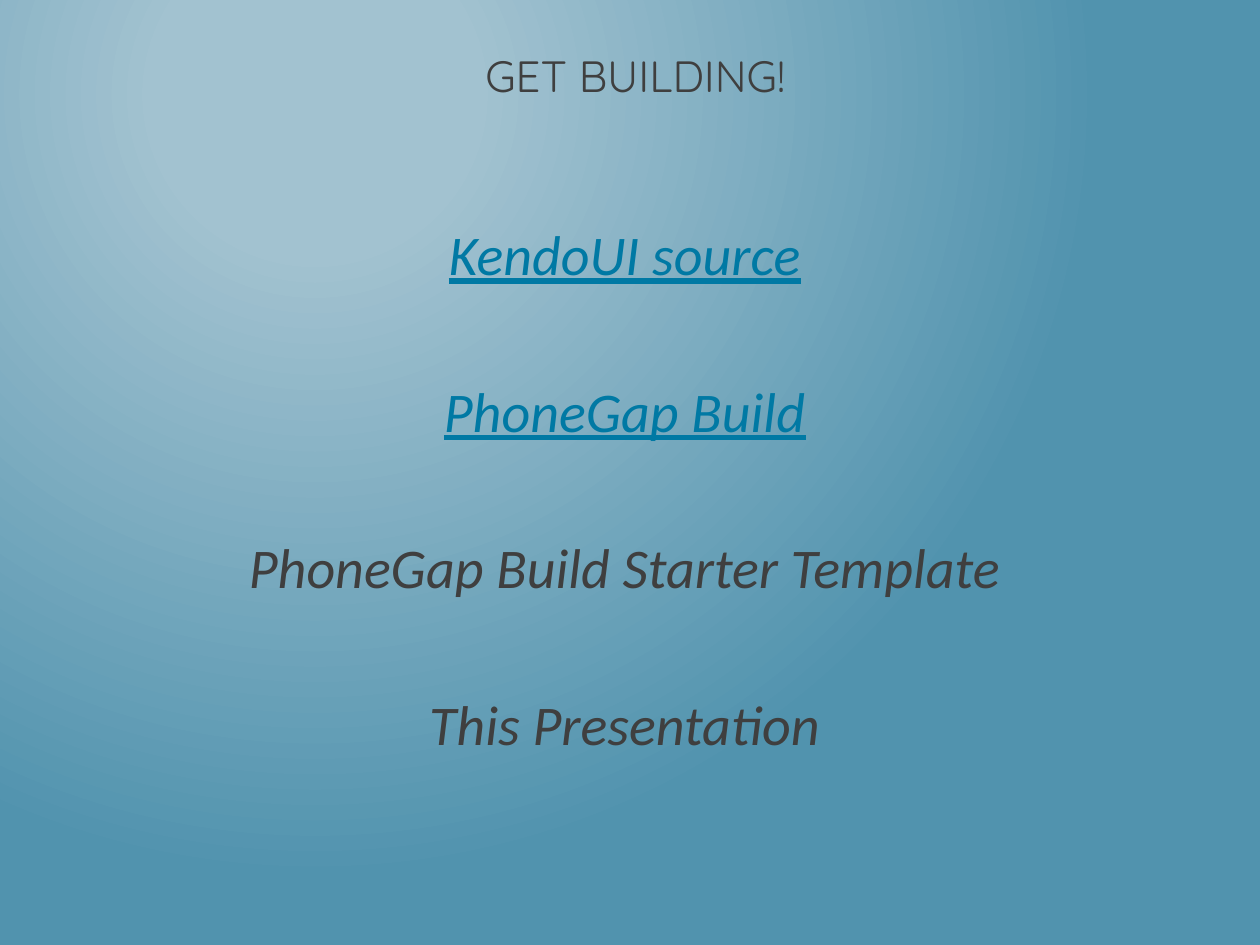
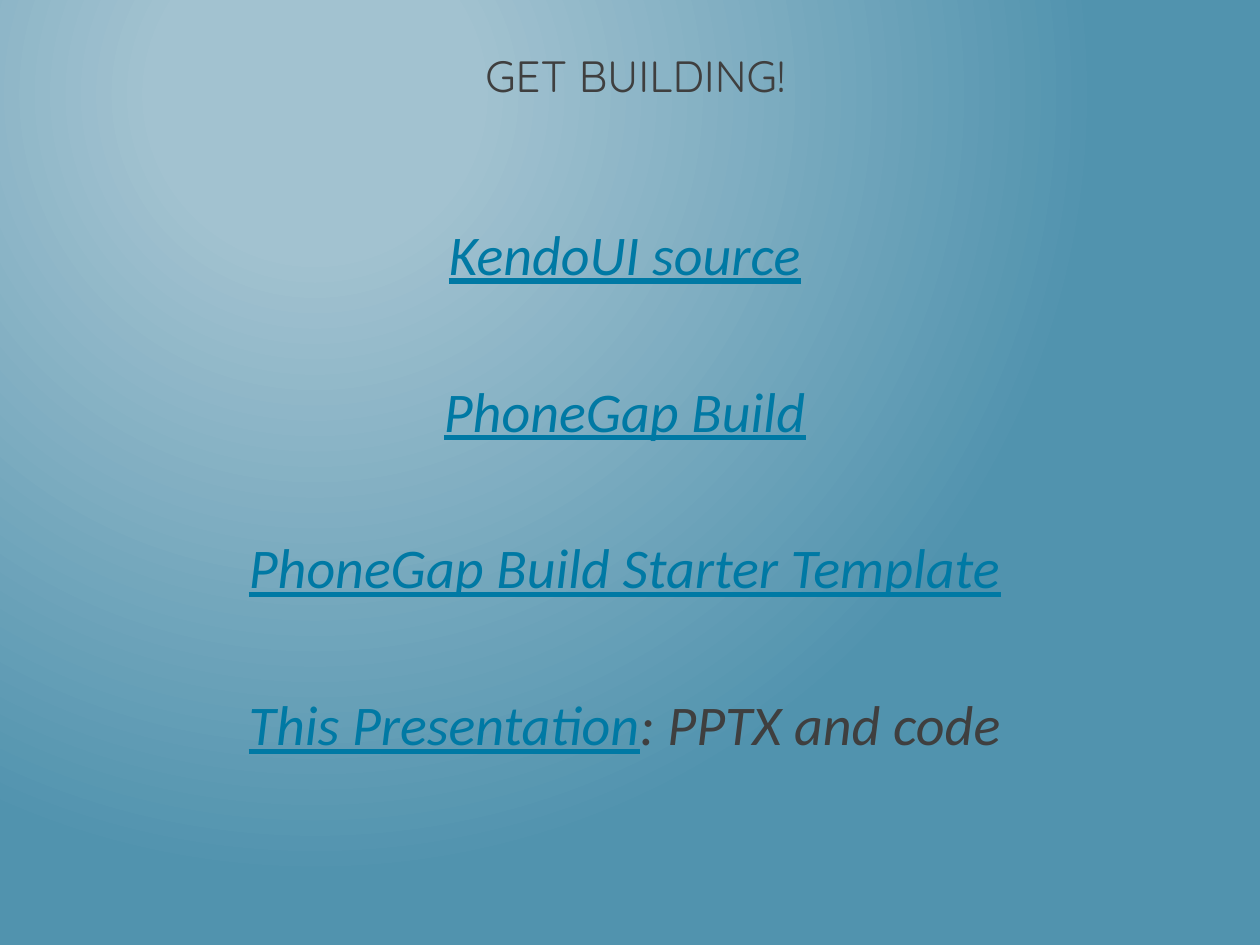
Before and after one commit to dotNetkow/Presentations, a slide deck: slide 32 of 2014-08-11 That Conference - Hybrid Apps/Building PhoneGap Mobile App w KendoUI.pptx (slide 31 before the commit). Drawn at 1260x945 pixels with LibreOffice and Linux fonts; fonts in the diff are those of the drawing. Boxes give left, top, right and bottom in pixels: in the first picture for what was removed or moved away, otherwise in the second. Text is boxed around its words. In the diff, an @@ line names an element or a change of style, - is before the commit and + after.

```diff
--- a/2014-08-11 That Conference - Hybrid Apps/Building PhoneGap Mobile App w KendoUI.pptx
+++ b/2014-08-11 That Conference - Hybrid Apps/Building PhoneGap Mobile App w KendoUI.pptx
@@ text at box(249, 549, 1000, 597): text colour #3F3F3F to #0079A4, underline on in "PhoneGap Build Starter Template" @@
@@ text at box(249, 706, 1000, 754): text changed; text colour #3F3F3F to #0079A4 @@
-This Presentation
+This Presentation: PPTX and code
```
Also in this commit, not shown: 6 other slides changed, 1 slide added, 1 other file.
